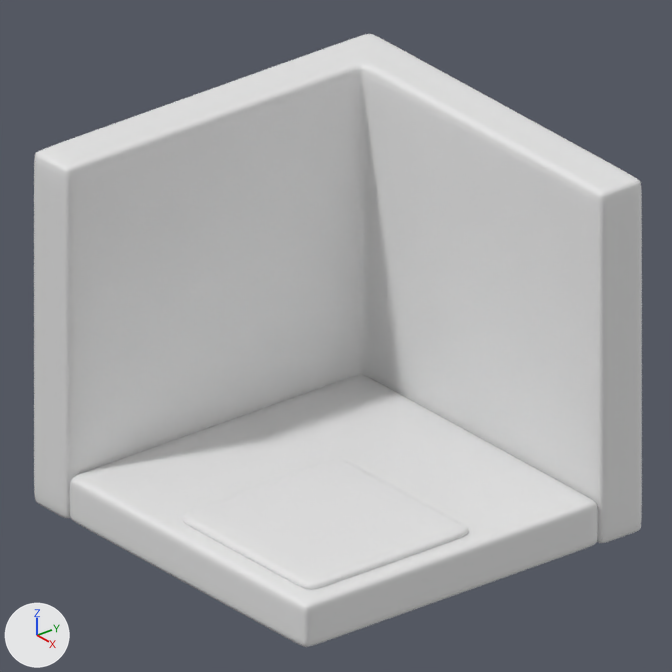
Renders of the Blender file static/models/home.blend from each side of a commit.
Both versions are drawn from the file's camera 'Camera'. Lighting does not change. The marker at lower left points along +X, +Y and +Z.

Objects in the first picture: 'Floor', 'Rug', 'Wall'.
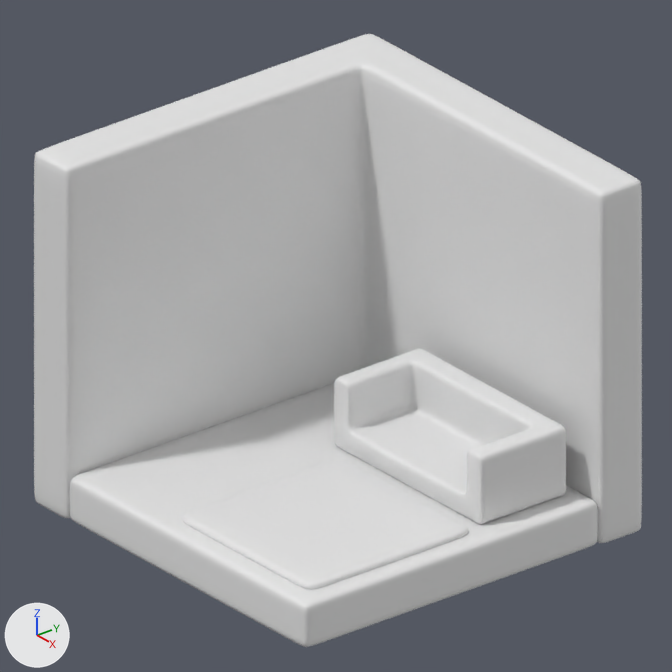
Patch to the scene script:
```diff
--- a/static/models/home.blend.py
+++ b/static/models/home.blend.py
@@ me_plane_001 @@
+me_plane_001.from_pydata(...)  # 36 vertices, 34 faces; spans x -1.0..1.0, y -1.0..1.0, z 0.0..0.63
+me_plane_001.polygons.foreach_set('use_smooth', [True] * 34)
@@ ob_couch @@
+ob_couch = bpy.data.objects.new('couch', me_plane_001)
+ob_couch.location = (0.35, 0.92, 0.44)
+ob_couch.scale = (0.95, 0.45, 1.0)
+_m = ob_couch.modifiers.new('Bevel', 'BEVEL')
+_m.width = 0.124
+_m.width_pct = 0.124
+_m.segments = 2
+_m.limit_method = 'WEIGHT'
+_m.profile = 1.0
+_m = ob_couch.modifiers.new('Subdivision', 'SUBSURF')
+_m.levels = 2
```

Changed parts and their boxes (x1, y1, x2, y2) in the pictures (672 x 672 px):
'couch', added
    after: (334, 348, 566, 524)
